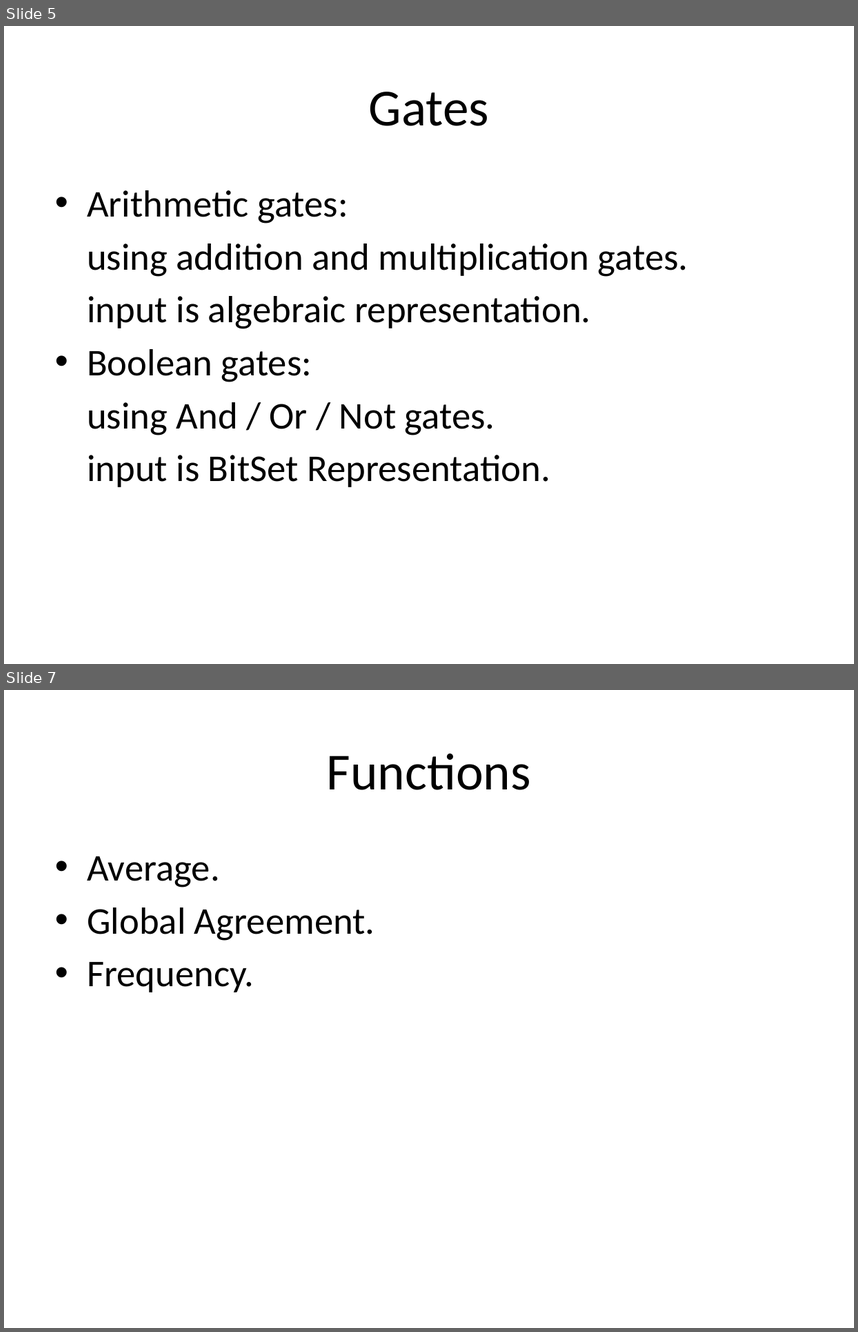
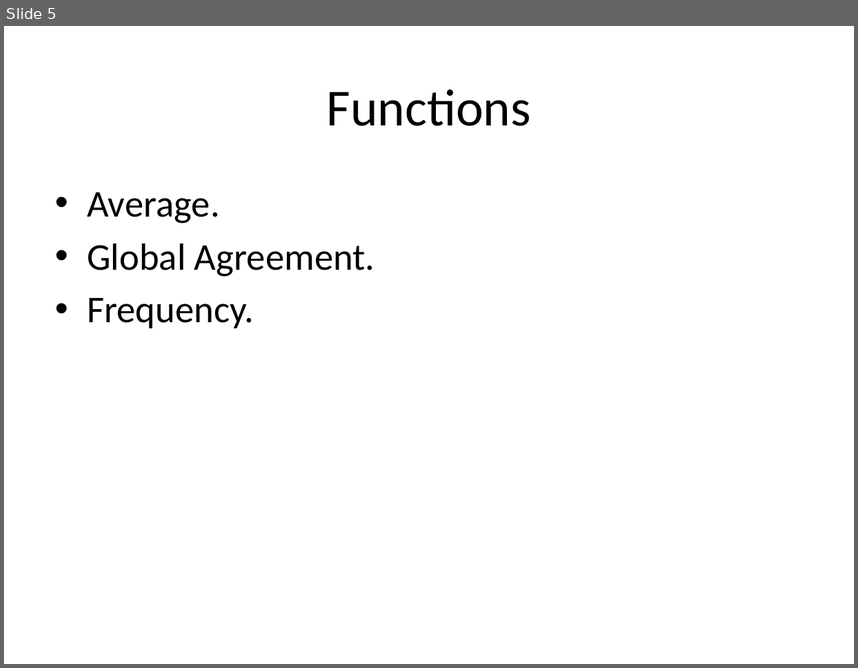
Before and after one commit to yarneo/cryptography-nir-itay-yarden, a slide deck: Cryptography Project - meeting2.pptx. Shown one above the other, each under a label of ours: slides 5 and 7 before the commit, slide 5 after it; the slides between them are not shown. The pictures are 858x1332 and 858x668 pixels, drawn with LibreOffice and Linux fonts; fonts in the diff are those of the drawing. Boxes give left, top, right and bottom in pixels: in the first picture for what was removed or moved away, otherwise in the second. Text is boxed around its words. In the diff, an @@ line names an element or a change of style, - is before the commit and + after.

```diff
--- a/Cryptography Project - meeting2.pptx
+++ b/Cryptography Project - meeting2.pptx
@@ slide 5 removed at [4, 26, 854, 664], background #FFFFFF @@
@@ title removed at [369, 92, 489, 126] @@
-Gates
@@ text removed at [87, 190, 688, 487] @@
-• Arithmetic gates:
-using addition and multiplication gates.
-input is algebraic representation.
-• Boolean gates:
-using And / Or / Not gates.
-input is BitSet Representation.
@@ what was slide 7 is now slide 5 @@
```
Also in this commit, not shown: 3 slides changed, 2 slides added, 1 other slide removed.
